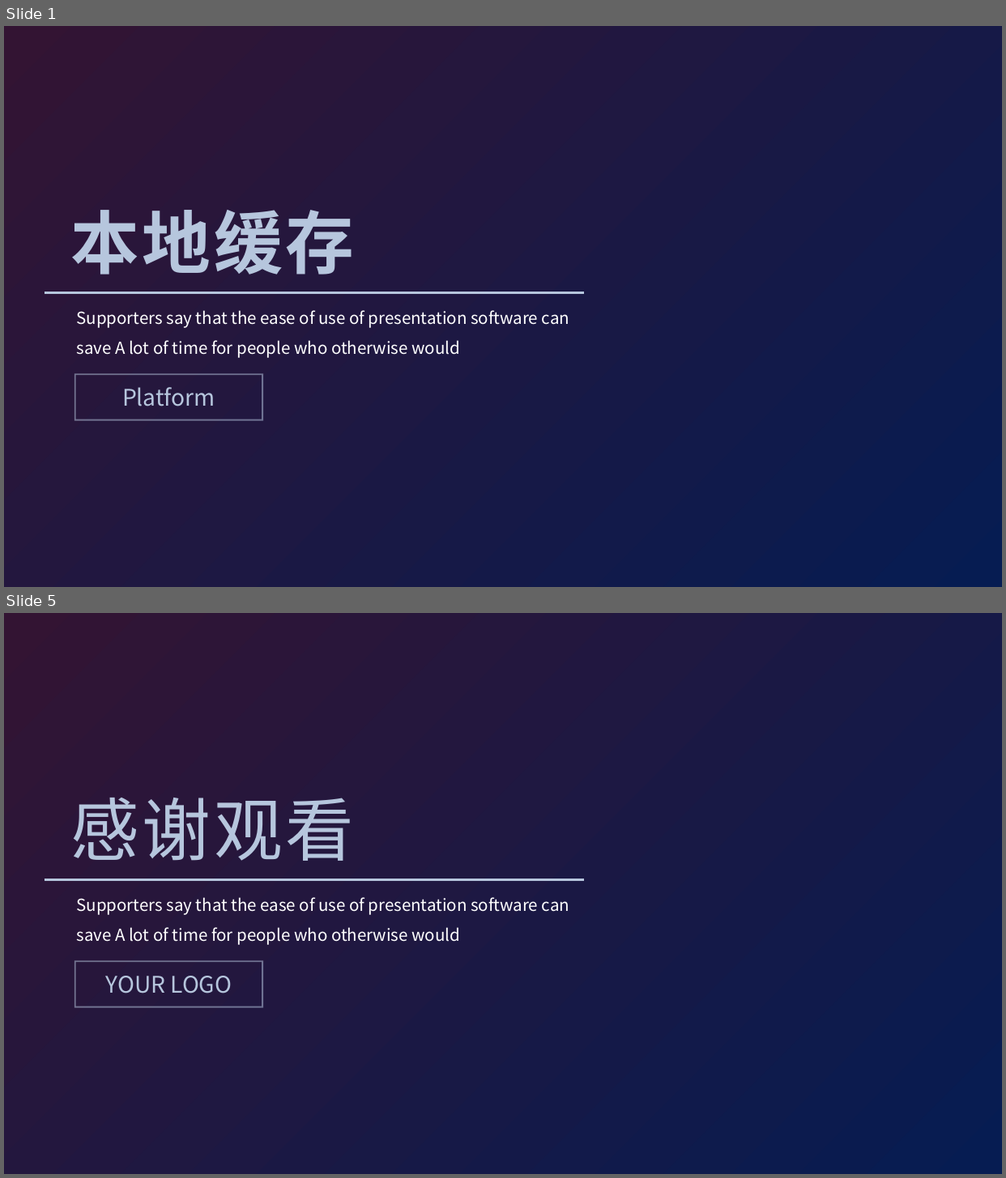
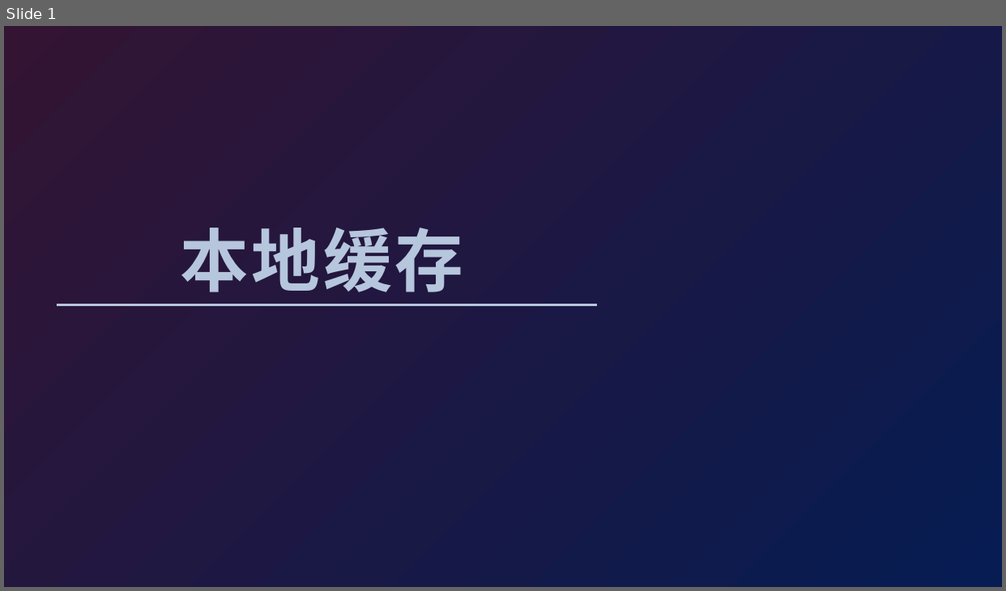
Before and after one commit to zhanghs8801/ResearchLab, a slide deck: doc/Cache.pptx. Shown one above the other, each under a label of ours: slides 1 and 5 before the commit, slide 1 after it; the slides between them are not shown. The pictures are 1006x1178 and 1006x591 pixels, drawn with LibreOffice and Linux fonts; fonts in the diff are those of the drawing; background and template pictures are left out. Boxes give left, top, right and bottom in pixels: in the first picture for what was removed or moved away, otherwise in the second. Text is boxed around its words. In the diff, an @@ line names an element or a change of style, - is before the commit and + after.

```diff
--- a/doc/Cache.pptx
+++ b/doc/Cache.pptx
@@ slide 5 removed at <box>4,613,1002,1174</box>, background picture (left out) @@
@@ group removed at <box>44,798,584,1007</box>: 3 texts, 1 line, 1 rectangle @@
-感谢观看
-Supporters say that the ease of use of presentation software can save A lot of time for people who otherwise would
-YOUR LOGO
@@ slide 1 changed as well @@
@@ text "本地缓存": place and size @@
-text "本地缓存" at <box>70,210,354,275</box>
+text "本地缓存" at <box>180,228,463,292</box>
@@ line moved from (44, 292) - (584, 292) to (57, 305) - (597, 305) @@
@@ text removed at <box>76,310,569,358</box> @@
-Supporters say that the ease of use of presentation software can save A lot of time for people who otherwise would
@@ rectangle removed at <box>75,375,263,420</box> @@
@@ text removed at <box>122,387,215,407</box> @@
-Platform
```
Also in this commit, not shown: 3 other slides changed, 4 slides added.
